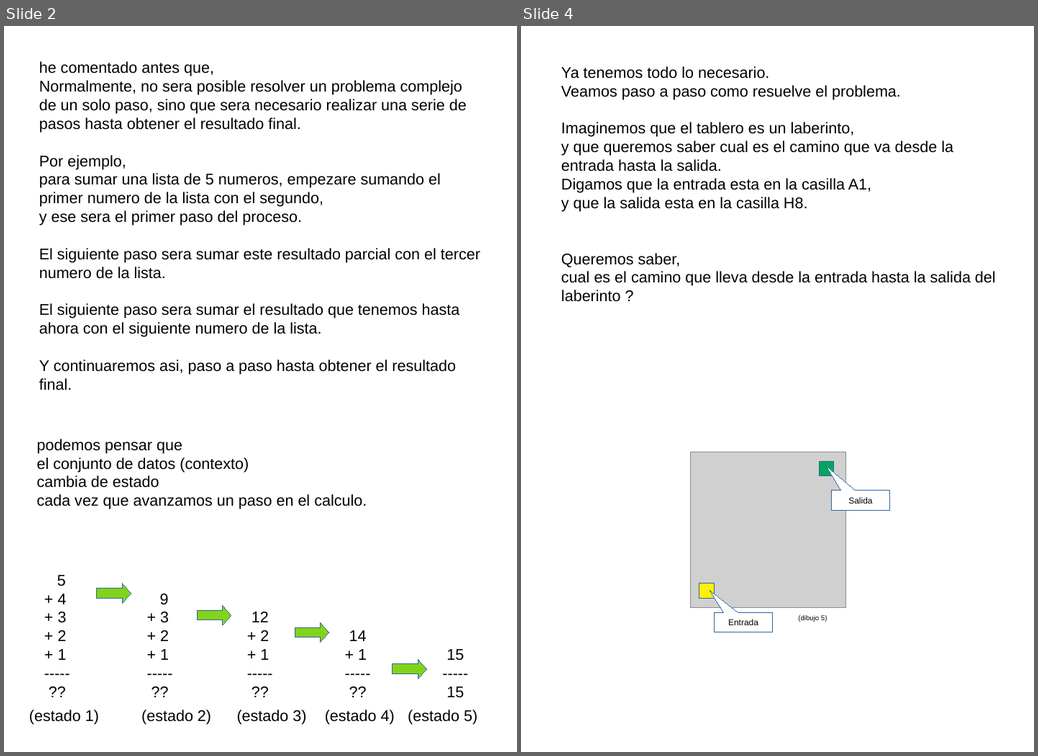
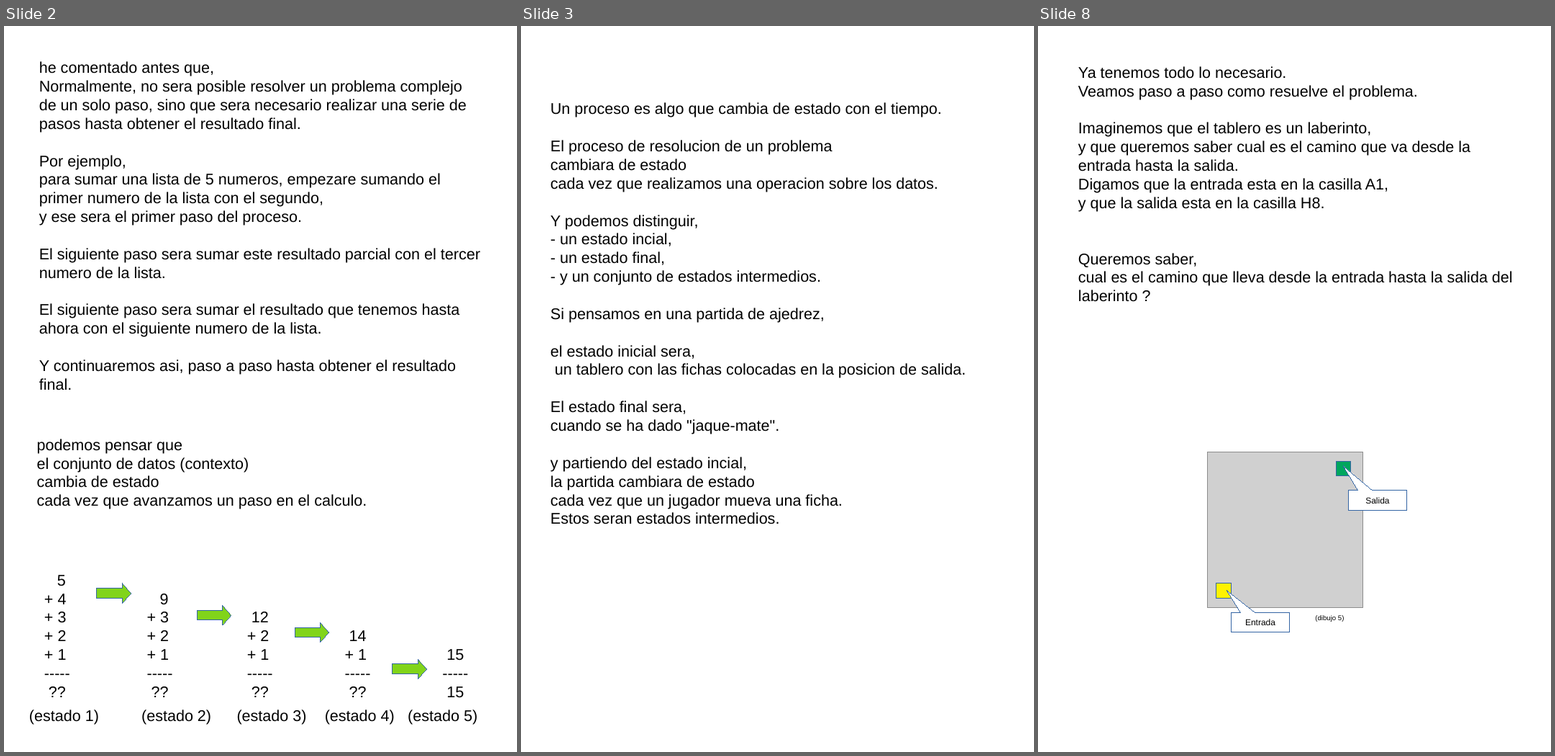
Before and after one commit to fabhrius/La-Cosa, a slide deck: capitulos/Estados de un proceso/Estados de un proceso.odp. Shown side by side, each under a label of ours: slides 2 and 4 before the commit, slides 2, 3 and 8 after it; the slides between them are not shown. The pictures are 1038x756 and 1555x756 pixels, drawn with LibreOffice and Linux fonts; fonts in the diff are those of the drawing; grey boxes stand for pictures. Boxes give left, top, right and bottom in pixels: in the first picture for what was removed or moved away, otherwise in the second. Text is boxed around its words. In the diff, an @@ line names an element or a change of style, - is before the commit and + after.

Commit message:
estados de un proceso - borrador continuacion

```diff
--- a/capitulos/Estados de un proceso/Estados de un proceso.odp
+++ b/capitulos/Estados de un proceso/Estados de un proceso.odp
@@ slide 3 added at bbox=[521, 26, 1034, 752], background #FFFFFF @@
@@ text added at bbox=[551, 102, 966, 509], 18 pt, text #000000 @@
+Un proceso es algo que cambia de estado con el tiempo.
+El proceso de resolucion de un problema
+cambiara de estado
+cada vez que realizamos una operacion sobre los datos.
+Y podemos distinguir,
+- un estado incial,
+- un estado final,
+- y un conjunto de estados intermedios.
+Si pensamos en una partida de ajedrez,
+el estado inicial sera,
+un tablero con las fichas colocadas en la posicion de salida.
+El estado final sera,
+cuando se ha dado "jaque-mate".
+y partiendo del estado incial,
+la partida cambiara de estado
+cada vez que un jugador mueva una ficha.
+Estos seran estados intermedios.
@@ what was slide 4 is now slide 8 @@
```
Also in this commit, not shown: 3 other slides added, 3 other files.
